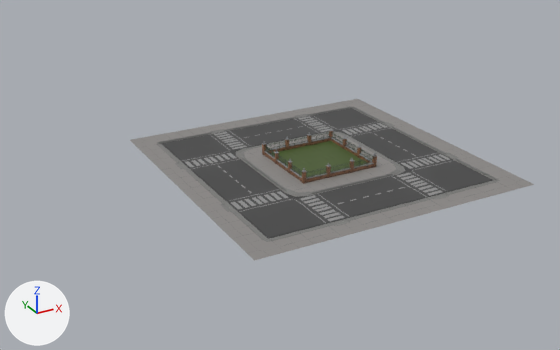
Renders of the glTF model public/models/level.glb from each side of a commit.
Camera for both pictures: a 50 mm camera at (-48.7, -102.1, 56.1) aimed at (12.9, 9.9, 0.1). Every picture has the same lights, and +X, +Y and +Z are marked at lower left. Where no turn or scale is listed for an object, it has been applied to the vertices.

The scene before the commit, as lines of its bpy script (objects in view):
```python
me_mesh_533 = bpy.data.meshes.new('Mesh.533')
me_mesh_533.from_pydata(...)  # 50 vertices, 75 faces; spans x -5.0..0.0, y -5.0..0.0, z -0.23..0.07
me_mesh_533.materials.append(mat_1a)  # picture img_polygoncity_texture_01_a
me_mesh_535 = bpy.data.meshes.new('Mesh.535')
me_mesh_535.from_pydata(...)  # 50 vertices, 75 faces; spans x -5.0..0.0, y -5.0..0.0, z -0.23..0.07
me_mesh_535.materials.append(mat_1a)  # picture img_polygoncity_texture_01_a
me_mesh_569 = bpy.data.meshes.new('Mesh.569')
me_mesh_569.from_pydata(...)  # 50 vertices, 82 faces; spans x 0.0..5.0, y 0.0..5.0, z 0.0
me_mesh_569.materials.append(mat_1a)  # picture img_polygoncity_texture_01_a
ob_sm_env_road_crossing_01_003 = bpy.data.objects.new('SM_Env_Road_Crossing_01.003', me_mesh_569)
ob_sm_env_road_crossing_01_003.location = (10.0, -5.0, 0.0)
ob_sm_env_sidewalk_straight_01_028 = bpy.data.objects.new('SM_Env_Sidewalk_Straight_01.028', me_mesh_533)
ob_sm_env_sidewalk_straight_01_028.location = (30.0, -10.0, 0.0)
ob_sm_env_sidewalk_straight_01_030 = bpy.data.objects.new('SM_Env_Sidewalk_Straight_01.030', me_mesh_535)
ob_sm_env_sidewalk_straight_01_030.location = (20.0, -10.0, 0.0)
# also in view: 'SM_Env_Sidewalk_Straight_01.002' at (-2.5, 7.5, -0.1); 'SM_Env_Road_01.020' at (17.5, -7.5, 0.0); 'SM_Env_Road_Crossing_01.004' at (12.5, -7.5, 0.0); 'SM_Env_Sidewalk_Straight_01.046' at (7.5, -12.5, -0.1); 'SM_Env_Sidewalk_Dip_01.007' at (-2.5, 2.5, -0.1)
```
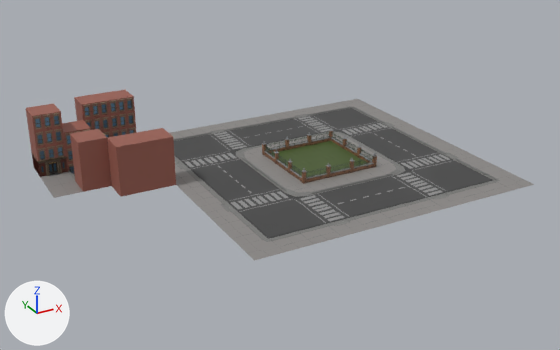
Commit message: new level

Where the change shows, as pixel boxes (x1, y1, x2, y2) in the pictures (560 x 350 px):
'SM_Bld_Apartment_Stack_01.002', added (brown)
    after: (107, 133, 149, 197)
'SM_Bld_Apartment_Stack_01.003', added (brown)
    after: (70, 129, 112, 192)
'SM_Bld_Apartment_Stack_01.007', added (brown)
    after: (26, 104, 66, 161)
'SM_Bld_Apartment_Stack_01.001', added (brown)
    after: (136, 128, 176, 191)
'SM_Bld_Apartment_Stack_01.004', added (brown)
    after: (100, 90, 136, 137)
'SM_Bld_Apartment_Stack_01.005', added (brown)
    after: (74, 93, 111, 143)
'SM_Bld_Apartment_Door_01.002', added (brown)
    after: (31, 152, 68, 177)
'SM_Bld_Apartment_Stack_01.006', added (brown)
    after: (62, 120, 91, 174)
'SM_Env_Sidewalk_01.004', added
    after: (47, 182, 83, 198)
'SM_Env_Sidewalk_01.005', added
    after: (40, 172, 75, 187)
'SM_Bld_Apartment_Stairs_03.001', added
    after: (68, 167, 75, 180)

What changed in the scene script:
```text
Add me_mesh_436:
    me_mesh_436.from_pydata(...)  # 382 vertices, 629 faces; spans x -0.05..5.05, y -0.53..5.05, z 0.0..3.0
    me_mesh_436.materials.append(mat_1a)  # picture img_polygoncity_texture_01_a
Add me_mesh_432:
    me_mesh_432.from_pydata(...)  # 796 vertices, 1360 faces; spans x 0.0..5.0, y -0.2..5.0, z 0.0..9.0
    me_mesh_432.materials.append(mat_1a)  # picture img_polygoncity_texture_01_a
Add me_mesh_415:
    me_mesh_415.from_pydata(...)  # 24 vertices, 38 faces; spans x 0.0..5.0, y 0.0..5.0, z 0.0..0.03
    me_mesh_415.materials.append(mat_1a)  # picture img_polygoncity_texture_01_a
Add me_mesh_412:
    me_mesh_412.from_pydata(...)  # 402 vertices, 580 faces; spans x 0.0..5.53, y -5.0..0.0, z -1.5..0.89
    me_mesh_412.materials.append(mat_1a)  # picture img_polygoncity_texture_01_a
Add me_mesh_406:
    me_mesh_406.from_pydata(...)  # 796 vertices, 1360 faces; spans x -5.0..0.2, y 0.0..5.0, z 0.0..9.0
    me_mesh_406.materials.append(mat_1a)  # picture img_polygoncity_texture_01_a
Add me_mesh_405:
    me_mesh_405.from_pydata(...)  # 796 vertices, 1360 faces; spans x -5.0..0.0, y -5.0..0.2, z 0.0..9.0
    me_mesh_405.materials.append(mat_1a)  # picture img_polygoncity_texture_01_a
Add ob_sm_bld_apartment_door_01_002:
    ob_sm_bld_apartment_door_01_002 = bpy.data.objects.new('SM_Bld_Apartment_Door_01.002', me_mesh_436)
    ob_sm_bld_apartment_door_01_002.location = (-25.0, 30.0, 0.0)
Add ob_sm_bld_apartment_stack_01_007:
    ob_sm_bld_apartment_stack_01_007 = bpy.data.objects.new('SM_Bld_Apartment_Stack_01.007', me_mesh_432)
    ob_sm_bld_apartment_stack_01_007.location = (-25.0, 30.0, 2.5)
Add ob_sm_bld_apartment_stack_01_006:
    ob_sm_bld_apartment_stack_01_006 = bpy.data.objects.new('SM_Bld_Apartment_Stack_01.006', me_mesh_432.copy())
    ob_sm_bld_apartment_stack_01_006.location = (-20.0, 30.0, -1.5)
Add ob_sm_env_sidewalk_01_005:
    ob_sm_env_sidewalk_01_005 = bpy.data.objects.new('SM_Env_Sidewalk_01.005', me_mesh_415)
    ob_sm_env_sidewalk_01_005.location = (-25.0, 25.0, 0.0)
Add ob_sm_env_sidewalk_01_004:
    ob_sm_env_sidewalk_01_004 = bpy.data.objects.new('SM_Env_Sidewalk_01.004', me_mesh_415.copy())
    ob_sm_env_sidewalk_01_004.location = (-25.0, 20.0, 0.0)
Add ob_sm_bld_apartment_stairs_03_001:
    ob_sm_bld_apartment_stairs_03_001 = bpy.data.objects.new('SM_Bld_Apartment_Stairs_03.001', me_mesh_412)
    ob_sm_bld_apartment_stairs_03_001.location = (-20.0, 30.0, 0.0)
Add ob_sm_bld_apartment_stack_01_005:
    ob_sm_bld_apartment_stack_01_005 = bpy.data.objects.new('SM_Bld_Apartment_Stack_01.005', me_mesh_432.copy())
    ob_sm_bld_apartment_stack_01_005.location = (-15.0, 35.0, 1.5)
Add ob_sm_bld_apartment_stack_01_004:
    ob_sm_bld_apartment_stack_01_004 = bpy.data.objects.new('SM_Bld_Apartment_Stack_01.004', me_mesh_432.copy())
    ob_sm_bld_apartment_stack_01_004.location = (-10.0, 35.0, 1.5)
Add ob_sm_bld_apartment_stack_01_003:
    ob_sm_bld_apartment_stack_01_003 = bpy.data.objects.new('SM_Bld_Apartment_Stack_01.003', me_mesh_406)
    ob_sm_bld_apartment_stack_01_003.location = (-15.0, 20.0, 0.0)
Add ob_sm_bld_apartment_stack_01_002:
    ob_sm_bld_apartment_stack_01_002 = bpy.data.objects.new('SM_Bld_Apartment_Stack_01.002', me_mesh_405)
    ob_sm_bld_apartment_stack_01_002.location = (-10.0, 20.0, 0.0)
Add ob_sm_bld_apartment_stack_01_001:
    ob_sm_bld_apartment_stack_01_001 = bpy.data.objects.new('SM_Bld_Apartment_Stack_01.001', me_mesh_405.copy())
    ob_sm_bld_apartment_stack_01_001.location = (-5.0, 20.0, 0.0)
```
